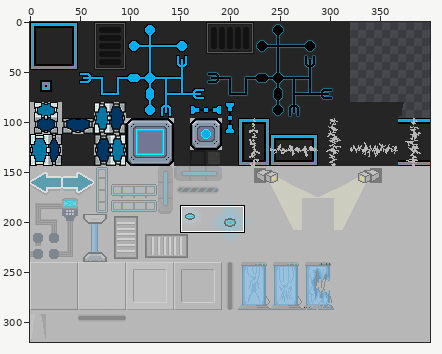
Sprite sheet, stored at res/tileset.png. Above, an overview of the earlier version with the close-up marked.
Close-up. Before:
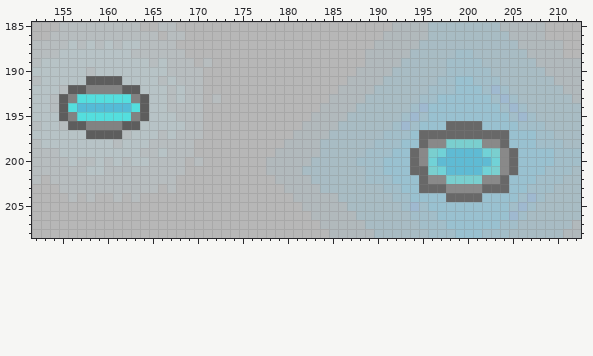
The file is 400x320 pixels. Colours within 5 levels of each other are drawn and written as one. Shown: x 152..212, y 185..208. The commit also changed other parts of the picture, which this record leaves out.
New version:
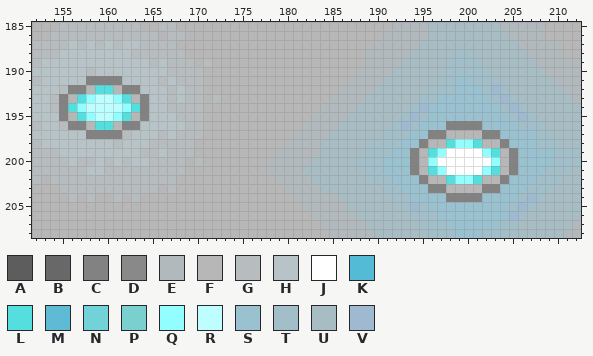
Palette (. is transparent): A #5d5d5d  B #686868  C #828282  D #898989  E #b1b9bc  F #b7b7b7  G #b7bdbf  H #b7c3c6  J #ffffff  K #54bbd7  L #54dede  M #5fbbd4  N #71d2d7  P #7acfcf  Q #92feff  R #bffeff  S #99c1d0  T #a2bec9  U #a8bcc4  V #9fb9d0
The edit:
Colour A becomes colour C in row 191 at x 158 to 161; in row 192 at x 156 to 157 and 162 to 163; in rows 193 to 195 at x 155 and 164; in row 196 at x 156 to 157 and 162 to 163; in row 197 at x 158 to 161.
Colour B becomes colour C in row 196 at x 198 to 201; in row 197 at x 196 to 197 and 202 to 203; in row 198 at x 195 and 204; in rows 199 to 201 at x 194 and 205; in row 202 at x 195 and 204; in row 203 at x 196 to 197 and 202 to 203.
Colour B becomes colour C in row 204 at x 198 to 201.
Colour B becomes colour F in row 197 at x 198 to 201; in row 201 at x 195.
Colour C becomes colour F in row 192 at x 158 and 161; in row 193 at x 156 and 163; in row 195 at x 156 and 163; in row 196 at x 158 and 161.
Colour D becomes colour F in row 198 at x 196 to 197 and 202 to 203; in rows 199 to 200 at x 195 and 204; in row 201 at x 204; in row 202 at x 196 to 197 and 202 to 203; in row 203 at x 198 to 201.
Colour M becomes colour J in row 199 at x 198 to 201; in row 200 at x 197 to 202; in row 201 at x 198 to 201.
Colour C becomes colour L in row 192 at x 159 to 160; in row 196 at x 159 to 160.
Colour P becomes colour L in row 198 at x 198 and 201; in row 199 at x 196 and 203; in row 201 at x 196 and 203; in row 202 at x 198 and 201.
Colour K becomes colour Q in row 194 at x 157 and 162.
Colour L becomes colour Q in row 193 at x 158 and 161; in row 195 at x 158 and 161.
Colour N becomes colour Q in row 199 at x 197 and 202; in row 200 at x 196 and 203; in row 201 at x 197 and 202.
Colour P becomes colour Q in row 198 at x 199 to 200; in row 202 at x 199 to 200.
Colour K becomes colour R in row 194 at x 158 to 161.
Colour L becomes colour R in row 193 at x 159 to 160; in row 195 at x 159 to 160.
Colour B becomes colour S in row 197 at x 195 and 204; in row 203 at x 195 and 204.
Pixel boxes of the changes (left, top, right, bottom) in both close-ups:
changed: (59, 76, 149, 139)
changed: (410, 121, 518, 202)
